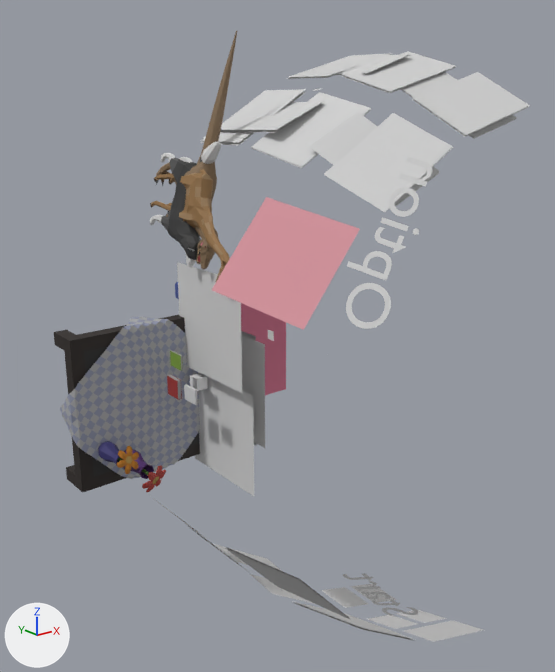
One commit to the OBJ model assets/workspace.obj: the scene before it, then after it.
Camera for both pictures: a 50 mm lens placed at (-8.74, -9.49, 4.36), pointed at (-1.75, -0.75, 0.86). Every picture has the same lights, and +X, +Y and +Z are marked at lower left. Where no turn or scale is listed for an object, it has been applied to the vertices.

Names of what the first picture shows: 'x_a_dog_Cylinder.001', 'x_a_giraffe_Cylinder.003', 'x_f_book1_Cube.010_Cube.013', 'x_f_book2_Cube.009_Cube.012', 'x_f_book3_Cube.010_Cube.000', 'x_f_desk_Cube_Cube.001', 'x_f_flower1_Cylinder.003_Cylinder.004', 'x_f_flower2_Cylinder.004_Cylinder.005', 'x_floor_Plane.001', 'x_l_l7_Plane.036', 'x_l_l8_Plane.044', 'x_l_la_Plane.043', 'x_l_opt_Plane.022', 'x_scr1_Plane.010', 'x_scr2_Plane.006', 'x_scr3_Plane.024', 'x_t_option_Text.001'.
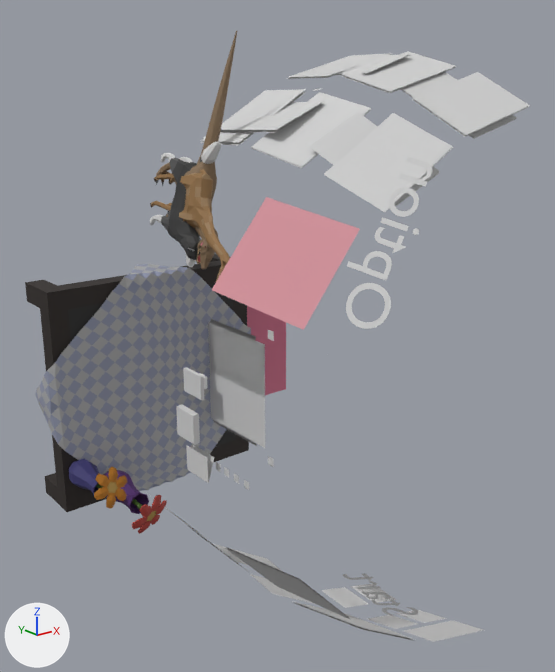
The change, as a list of edits to the scene's bpy script:
```text
Change me_x_f_desk_cube_cube_001:
    where me_x_f_desk_cube_cube_001.from_pydata(...)  # 572 vertices, 527 faces; spans x -4.56..-1.97, y 0.56..1.18, z -1.5..1.05
    me_x_f_desk_cube_cube_001 part 1: the whole mesh is scaled about its middle by 1.41, then moved by (0.23, 0.1, 0.26)
Change me_x_f_flower1_cylinder_003_cylinder_004:
    where me_x_f_flower1_cylinder_003_cylinder_004.from_pydata(...)  # 270 vertices, 243 faces; spans x -3.916..-3.451, y -0.314..0.633, z -1.352..-0.894
    me_x_f_flower1_cylinder_003_cylinder_004 part 2: the whole mesh is scaled about its middle by 1.41, then moved by (-0.293, -0.188, -0.33)
Change me_x_f_flower2_cylinder_004_cylinder_005:
    where me_x_f_flower2_cylinder_004_cylinder_005.from_pydata(...)  # 270 vertices, 243 faces; spans x -4.241..-3.836, y -0.187..0.633, z -0.954..-0.576
    me_x_f_flower2_cylinder_004_cylinder_005 part 3: the whole mesh is scaled about its middle by 1.41, then moved by (-0.438, -0.162, -0.183)
Change me_x_scr2_plane_006:
    where me_x_scr2_plane_006.from_pydata(...)  # 4 vertices, 1 face; spans x -2.35..-2.34, y -0.92..0.77, z -1.59..0.09
    me_x_scr2_plane_006 part 4: the whole mesh is moved by (0.22, 0.0, 0.76)
Change me_x_scr3_plane_024:
    where me_x_scr3_plane_024.from_pydata(...)  # 4 vertices, 1 face; spans x -2.55, y -0.92..0.77, z 0.18..1.86
    me_x_scr3_plane_024 part 5: the whole mesh is moved by (0.42, 0.0, -1.01)
Add me_x_f_i_delete_plane_050:
    me_x_f_i_delete_plane_050.from_pydata([(-2.1232, 0.4633, -1.7447), (-2.1236, 0.3227, -1.7436), (-2.1229, 0.4644, -1.6041), (-2.1233, 0.3238, -1.603)], [], [(1, 0, 2, 3)])
    me_x_f_i_delete_plane_050.materials.append(mat_t_fullscreen_006)  # light grey #d1d1d1
Remove ob_x_f_book1_cube_010_cube_013:
    ob_x_f_book1_cube_010_cube_013 = bpy.data.objects.new('x_f_book1_Cube.010_Cube.013', me_x_f_book1_cube_010_cube_013)
Remove ob_x_f_book2_cube_009_cube_012:
    ob_x_f_book2_cube_009_cube_012 = bpy.data.objects.new('x_f_book2_Cube.009_Cube.012', me_x_f_book2_cube_009_cube_012)
Remove ob_x_f_book3_cube_010_cube_000:
    ob_x_f_book3_cube_010_cube_000 = bpy.data.objects.new('x_f_book3_Cube.010_Cube.000', me_x_f_book3_cube_010_cube_000)
Add ob_x_f_i_delete_plane_050:
    ob_x_f_i_delete_plane_050 = bpy.data.objects.new('x_f_i_delete_Plane.050', me_x_f_i_delete_plane_050)
    ob_x_f_i_delete_plane_050.location = (0.0, 0.0, 0.0)
Add ob_x_f_book_s_cube_010_cube_013:
    ob_x_f_book_s_cube_010_cube_013 = bpy.data.objects.new('x_f_book_s_Cube.010_Cube.013', me_x_f_book_s_cube_010_cube_013)  # 22 vertices, 20 faces; spans x -3.543..-3.493, y -1.362..-0.932, z 0.451..0.801; in mat_material_009 (light grey #d1d1d1)
    ob_x_f_book_s_cube_010_cube_013.location = (0.0, 0.0, 0.0)
Add ob_x_f_book_b_cube_009_cube_012:
    ob_x_f_book_b_cube_009_cube_012 = bpy.data.objects.new('x_f_book_b_Cube.009_Cube.012', me_x_f_book_b_cube_009_cube_012)  # 22 vertices, 20 faces; spans x -3.64..-3.542, y -1.294..-0.867, z -0.198..0.244; in mat_x_f_book1 (light grey #d1d1d1)
    ob_x_f_book_b_cube_009_cube_012.location = (0.0, 0.0, 0.0)
Add ob_x_f_b_folder_shape9:
    ob_x_f_b_folder_shape9 = bpy.data.objects.new('x_f_b_folder_Shape9', me_x_f_b_folder_shape9)  # 96 vertices, 156 faces; spans x -3.498..-3.379, y -1.399..-0.86, z -0.776..-0.393; in mat_material_001 (red #9b3431)
    ob_x_f_b_folder_shape9.location = (0.0, 0.0, 0.0)
```

Boxes (x1, y1, x2, y2) around the edits, measured in the pictures (555 x 672 px):
'x_f_desk_Cube_Cube.001', mesh rescaled: before (54, 315, 200, 493); after (25, 254, 251, 512)
'x_scr2_Plane.006', mesh moved: before (195, 372, 254, 496); after (208, 322, 265, 397)
'x_scr3_Plane.024', mesh moved (not visible afterwards): before (177, 262, 242, 393)
'x_f_flower2_Cylinder.004_Cylinder.005', mesh rescaled (40% wider, 50% taller): before (98, 441, 139, 474); after (69, 459, 127, 509)
'x_f_flower1_Cylinder.003_Cylinder.004', mesh rescaled (48% wider, 48% taller): before (123, 449, 166, 492); after (103, 470, 167, 534)
'x_f_book_b_Cube.009_Cube.012', added: after (176, 405, 200, 445)
'x_f_b_folder_Shape9', added: after (186, 445, 214, 483)
'x_f_book_s_Cube.010_Cube.013', added: after (183, 367, 204, 400)
'x_f_book2_Cube.009_Cube.012', deleted: before (167, 375, 182, 400)
'x_f_book3_Cube.010_Cube.000', deleted: before (184, 384, 197, 405)
'x_f_book1_Cube.010_Cube.013', deleted: before (170, 351, 183, 371)
'x_f_i_delete_Plane.050', added: after (216, 462, 221, 472)
